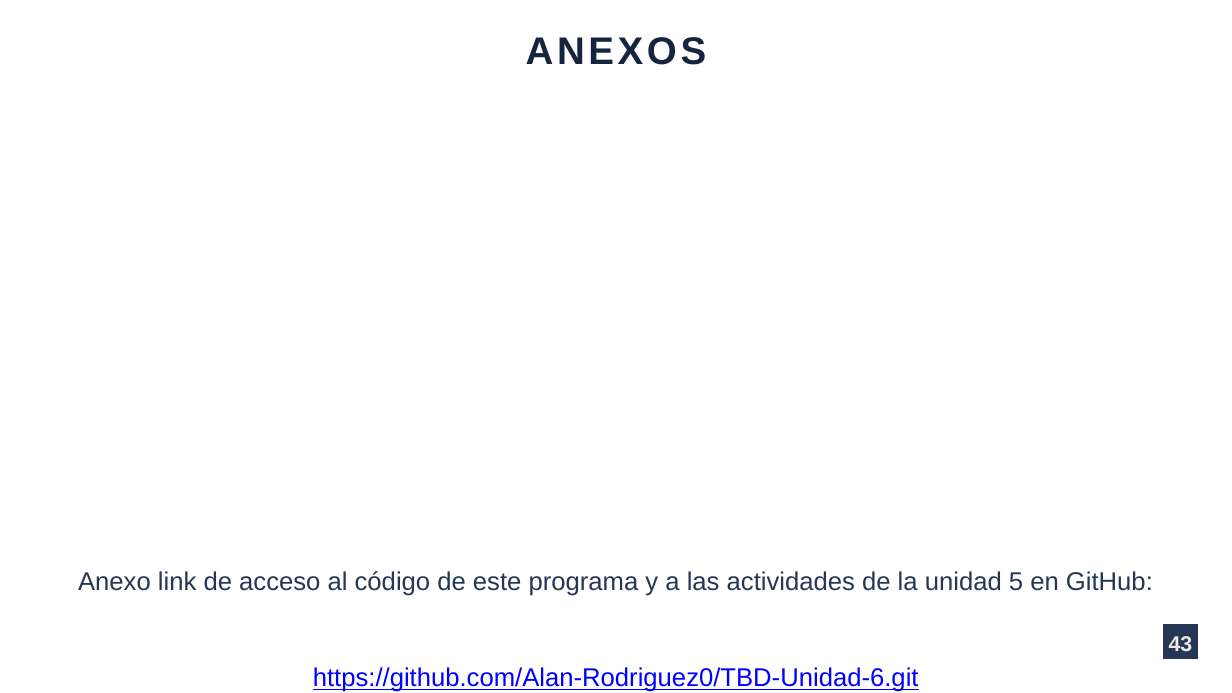
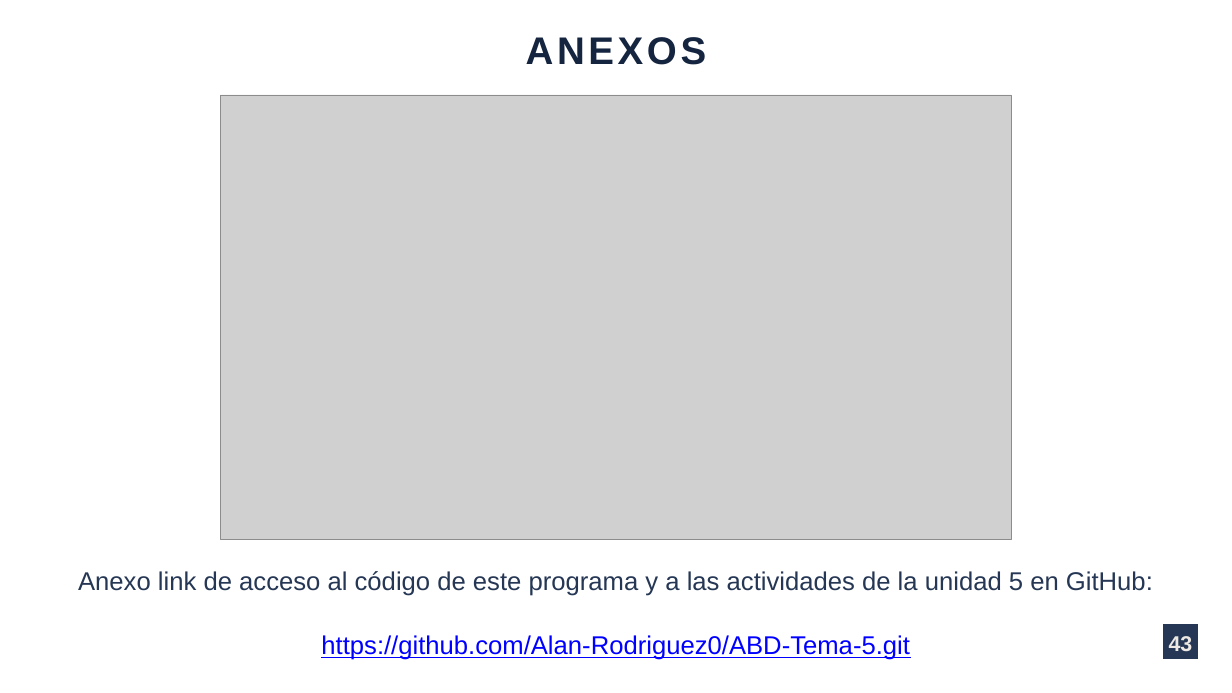
Before and after one commit to Alan-Rodriguez0/ABD-Tema-5, a slide deck: slide 43 of Actividad 5.2 Reporte de práctica_AlanRodríguez_ABD_6ISCM.pptx. Drawn at 1232x693 pixels with LibreOffice and Linux fonts; fonts in the diff are those of the drawing; grey boxes stand for pictures. Boxes give left, top, right and bottom in pixels: in the first picture for what was removed or moved away, otherwise in the second. Text is boxed around its words. In the diff, an @@ line names an element or a change of style, - is before the commit and + after.

Commit message:
Actividades de la unidad 5

```diff
--- a/Actividad 5.2 Reporte de práctica_AlanRodríguez_ABD_6ISCM.pptx
+++ b/Actividad 5.2 Reporte de práctica_AlanRodríguez_ABD_6ISCM.pptx
@@ picture added at [221, 95, 1011, 540] @@
@@ text at [321, 635, 910, 660]: text changed @@
-https://github.com/Alan-Rodriguez0/TBD-Unidad-6.git
+https://github.com/Alan-Rodriguez0/ABD-Tema-5.git
```
Also in this commit, not shown: 1 other file.
